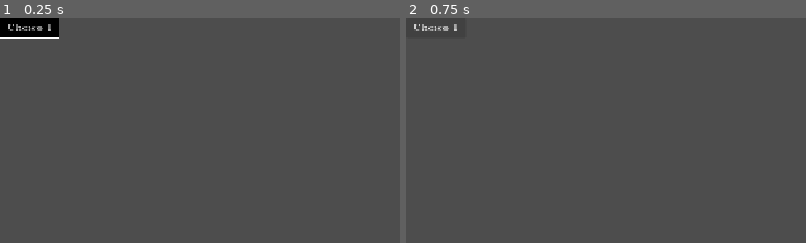
Above: before the commit, frames 1-2 (left to right).
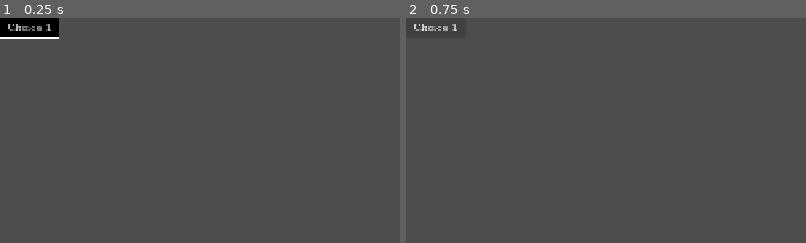
Above: after the commit, the same moments.

Repository: CAHSI-Game-Studios/CGS-project
Game: Godot game, scene res://core/dialogue_system/choiceButton.tscn
Same seed, same stepped clock (60 frames per second), same inputs: the game is played once before the commit and once after it. This scene is started directly instead of the project's main scene.
Inputs:
- Up to frame 1 (0.25 s): no input
- Up to frame 2 (0.75 s): click "Choice 1" at 0.5 s
The pictures show only the part of the screen within x 0-50%, y 0-50%; the shares and areas given below are measured in that part.

The runs differ from the first frame. In frame 1, 0.1% of the frame differs, in the area x 3-13%, y 2-6%; in frame 2, less than 0.1%.

Commit message:
Refactor dialogue flow into a unified resource, documentation
Replace separate linear, choice, and ending dialogue classes with one typed Dialogue resource.
Update the dialogue system and terminal to use the new flow, add timed text reveal and choice handling, and replace the example dialogue.
Documented the entire system and dialogue resource script.
Added linear and choice dialogue examples.
Increased terminal input max size to fit paths.
Changed code to snake case convention.

Diff:
--- a/src/core/dialogue_system/DialogueSystem.tscn
+++ b/src/core/dialogue_system/DialogueSystem.tscn
@@ -10,7 +10,7 @@
 border_width_bottom = 5
 border_color = Color(1, 1, 1, 1)
 
-[node name="DialogueSystem" type="Control" unique_id=1918673968]
+[node name="DialogueSystem" type="Control" unique_id=1918673968 node_paths=PackedStringArray("dialogue_text", "choice_button_container", "speaker")]
 layout_mode = 3
 anchors_preset = 15
 anchor_right = 1.0
@@ -19,6 +19,9 @@
 grow_vertical = 2
 mouse_filter = 2
 script = ExtResource("1_k2dv1")
+dialogue_text = NodePath("dialogueBox/dialogueText")
+choice_button_container = NodePath("dialogueBox/choiceButtonContainer")
+speaker = NodePath("dialogueBox/speaker")
 metadata/_custom_type_script = "uid://cyjg17ffshdae"
 
 [node name="dialogueBox" type="Panel" parent="." unique_id=792591457]
@@ -50,7 +53,7 @@
 text = "Dialogue text"
 metadata/_edit_use_anchors_ = true
 
-[node name="choiceButtons" type="VBoxContainer" parent="dialogueBox" unique_id=513449498]
+[node name="choiceButtonContainer" type="VBoxContainer" parent="dialogueBox" unique_id=513449498]
 layout_mode = 1
 anchors_preset = -1
 anchor_left = 0.8550347
--- a/src/core/dialogue_system/choiceButton.gd
+++ b/src/core/dialogue_system/choiceButton.gd
@@ -1,12 +1,12 @@
 extends Button
 class_name ChoiceButton
-signal selected(nextDialogue : Dialogue)
-var destinationDialogue : Dialogue
 
-func init(desDialogue : Dialogue, txt : String) -> void:
-	self.destinationDialogue = desDialogue
+signal selected(next_dialogue : Dialogue)
+var destination_dialogue : Dialogue
+
+func init(des_dialogue : Dialogue, txt : String) -> void:
+	self.destination_dialogue = des_dialogue
 	self.text = txt
 
-
 func _on_pressed() -> void:
-	selected.emit(destinationDialogue)
+	selected.emit(destination_dialogue)
--- a/src/core/dialogue_system/choiceButton.tscn
+++ b/src/core/dialogue_system/choiceButton.tscn
@@ -3,6 +3,9 @@
 [ext_resource type="Script" uid="uid://bm4py32clmgr5" path="res://core/dialogue_system/choiceButton.gd" id="1_e06om"]
 
 [sub_resource type="FontFile" id="FontFile_dldkg"]
+subpixel_positioning = 0
+msdf_pixel_range = 14
+msdf_size = 128
 cache/0/variation_coordinates = {}
 cache/0/face_index = 0
 cache/0/embolden = 0.0
--- a/src/core/dialogue_system/choiceDialogue.gd
+++ /dev/null
@@ -1,4 +0,0 @@
-extends Dialogue
-class_name ChoiceDialogue
-
-@export var responses : Dictionary[String, Dialogue]
--- a/src/core/dialogue_system/dialogue.gd
+++ b/src/core/dialogue_system/dialogue.gd
@@ -1,7 +1,56 @@
+@tool
 extends Resource
+## A data container utilized by [DialogueSystem].
 class_name Dialogue
 
+## Determines how the [DialogueSystem] will interact with this [Dialogue]
+enum TYPE {
+	LINEAR,
+	CHOICE,
+	ENDING
+}
+
+## The unique identifier of the dialogue
+@export var id : StringName
+## Determines how this dialogue advances.
+@export var dialogue_type : TYPE = TYPE.LINEAR:
+	set(value):
+		dialogue_type = value
+		notify_property_list_changed()
+
+@export_group("Content")
+
+## Name displayed as the dialogue speaker.
 @export var speaker : String
-@export_multiline("Supports BBCode.") var text : String
-@export_range(1, 5, 1) var textSpeed : float = 1.0
-@export var allowSkipAt : float = 1.0
+
+## Dialogue text. Supports BBCode.
+@export_multiline var text : String
+
+## Controls the time (in seconds) the entirety of the dialogue takes to display.
+@export_range(1.0, 10.0, 1.0) var text_duration : float = 1.0
+
+## Determines when the player is allowed to skip the dialogue. 0.0 means the player
+## may instantly skip the dialogue, 1.0 means the entire dialogue must play out before skipping.
+@export_range(0.0,1.0, 0.05) var allow_skip_at : float = 1.0
+
+
+@export_group("Flow")
+
+## Dialogue displayed after this dialogue.
+## Only used by LINEAR dialogues.
+@export var next_dialogue : Dialogue
+
+## Available responses and the dialogue each response leads to.
+## Only used by CHOICE dialogues.
+@export var responses : Dictionary[String, Dialogue] = {}
+
+
+## Remove inspector options based on DialogueType
+func _validate_property(property : Dictionary) -> void:
+	match property.name:
+		&"next_dialogue":
+			if dialogue_type != TYPE.LINEAR:
+				property.usage = PROPERTY_USAGE_NO_EDITOR
+		&"responses":
+			if dialogue_type != TYPE.CHOICE:
+				property.usage = PROPERTY_USAGE_NO_EDITOR
--- a/src/core/dialogue_system/dialogueSystem.gd
+++ b/src/core/dialogue_system/dialogueSystem.gd
@@ -1,59 +1,253 @@
+
+# Author: nu-hazd, rev: Oct 23, 2026
 extends Control
 class_name DialogueSystem
-
-
-var choiceButtonScene : PackedScene = preload("res://core/dialogue_system/choiceButton.tscn")
-@onready var dialogue_text: RichTextLabel = $dialogueBox/dialogueText
-
-var currentDialogue : Dialogue
-var canSkipCurrentDialogue : bool = false
-
-func closeSystem() -> void:
+## Controls the presentation and progression of dialogue.
+##
+## Expected scene structure:
+##
+## [codeblock]
+## DialogueSystem
+## └── dialogueBox
+##     ├── dialogueText
+##     ├── ChoiceButtonContainer
+##     └── speaker
+##     └── icon
+## [/codeblock]
+##
+## The system displays [Dialogue] resources, progressively reveals their text,
+## creates response buttons for choice dialogues, and determines how dialogue
+## progresses based on [member Dialogue.dialogue_type]. [br]
+## [br]
+## Supported dialogue types: [br]
+## - [constant Dialogue.TYPE.LINEAR]: progresses to [member Dialogue.nextDialogue]. [br]
+## - [constant Dialogue.TYPE.CHOICE]: displays buttons from [member Dialogue.responses]. [br]
+## - [constant Dialogue.TYPE.ENDING]: closes the dialogue system. [br]
+## [br]
+## The dialogue system does not create or modify dialogue data. It only
+## interprets [Dialogue] resources and presents them to the player.
+
+
+## Scene used to create selectable responses for choice dialogues.
+## [br]
+## Each instantiated scene is expected to use [ChoiceButton] as its root
+## script and provide:
+## - [method ChoiceButton.init]
+## - [signal ChoiceButton.selected]
+var choice_button_scene : PackedScene = preload( "res://core/dialogue_system/choiceButton.tscn")
+## Label responsible for displaying the current dialogue text.
+##
+## The label's [member RichTextLabel.visible_ratio] is modified every frame
+## to create the gradual text-reveal effect.
+@export var dialogue_text : RichTextLabel
+
+
+## Container responsible for holding dynamically created [ChoiceButton] nodes.
+##
+## Children are generated whenever the current dialogue is a choice dialogue
+## and removed whenever the dialogue changes or the system is cleared.
+@export var choice_button_container : VBoxContainer
+
+
+## Label responsible for displaying the name of the current speaker.
+@export var speaker : RichTextLabel
+
+
+## Dialogue resource currently being displayed.
+##
+## Contains [code]null[/code] when no dialogue is active.
+var current_dialogue : Dialogue
+
+
+## Determines whether the player may currently advance or interact with the
+## active dialogue.
+##
+## This becomes [code]true[/code] once the amount of revealed text reaches
+## [member Dialogue.allow_skip_at].
+var can_skip_current_dialogue : bool = false
+
+
+## Initializes the dialogue system.
+##
+## Processing begins disabled because no dialogue is assumed to be active when
+## the node enters the scene tree.
+##
+## [method open_system] enables processing when the dialogue interface is used.
+func _ready() -> void:
+	set_process(false)
+
+
+## Closes the dialogue interface and resets its current state. [br]
+##[br]
+## Calls [method clear_system], hides the [DialogueSystem], and disables
+## frame processing.[br]
+## [br]
+## After this method completes: [br]
+## - [member current_dialogue] is [code]null[/code].[br]
+## - Dialogue progression is disabled.[br]
+## - Existing choice buttons have been removed.[br]
+## - The dialogue interface is hidden.[br]
+func close_system() -> void:
+	clear_system()
 	self.visible = false
-	currentDialogue = null
 	set_process(false)
-func openSystem() -> void:
-	canSkipCurrentDialogue = false
+
+
+## Opens the dialogue interface.[br]
+##[br]
+## Resets dialogue skipping, enables frame processing, and makes the dialogue
+## interface visible.[br]
+##[br]
+## This method does not assign a dialogue. Use [method set_current_dialogue]
+## to select the dialogue that should be displayed.
+func open_system() -> void:
+	can_skip_current_dialogue = false
 	set_process(true)
 	self.visible = true
-func getCurrentDialogue() -> Dialogue:
-	return currentDialogue
-func setCurrentDialogue(newDialogue : Dialogue) -> void:
-	currentDialogue = null
-	canSkipCurrentDialogue = false
-	for child in $dialogueBox/choiceButtons.get_children():
-		$dialogueBox/choiceButtons.remove_child(child)
+
+
+## Returns the dialogue currently displayed by the system.
+##
+## Returns the active [Dialogue], or [code]null[/code] if no dialogue is
+## currently assigned.
+func get_current_dialogue() -> Dialogue:
+	return current_dialogue
+
+
+## Clears all temporary state associated with the current dialogue.
+##
+## The current dialogue reference and skip state are reset.
+##
+## All children currently stored inside
+## [member choice_button_container] are removed from the container.
+##
+## This method does not hide the dialogue system or disable processing.
+func clear_system() -> void:
+	current_dialogue = null
+	can_skip_current_dialogue = false
+
+	for child in choice_button_container.get_children():
+		choice_button_container.remove_child(child)
+
+
+## Replaces the currently displayed dialogue.[br]
+##[br]
+## [param newDialogue] is the [Dialogue] resource that should become active.[br]
+##[br]
+## The previous dialogue state is cleared before the new dialogue is assigned.
+## The speaker and dialogue labels are then populated from the new resource.
+##[br]
+## Dialogue text begins with a [member RichTextLabel.visible_ratio] of
+## [code]0[/code] so that [method _process] may progressively reveal it.
+##[br]
+## If [param newDialogue] is a choice dialogue, one [ChoiceButton] is created
+## for every entry in [member Dialogue.responses].
+##[br]
+## Each response dictionary entry is interpreted as:
+##[br]
+## [codeblock]
+## response text -> next Dialogue
+## [/codeblock]
+##[br]
+## Each generated button emits its selected dialogue back into this method,
+## allowing dialogue branches to reuse the same display logic.
+## [br]
+## Passing [code]null[/code] reports an error and leaves the system without
+## an active dialogue. Returning [code]false[/code] if the newDialogue is [code]null[/code], returns [code]true[/code] otherwise.
+func set_current_dialogue(newDialogue : Dialogue) -> bool:
+	clear_system()
 	if newDialogue:
-		canSkipCurrentDialogue = false
-		currentDialogue = newDialogue
-		$dialogueBox/speaker.text = currentDialogue.speaker
-		dialogue_text.visible_characters = 0
+		can_skip_current_dialogue = false
+		current_dialogue = newDialogue
+
+		# Display the current speaker.
+		speaker.text = current_dialogue.speaker
+
+		# Reset the typewriter effect before assigning the new text.
 		dialogue_text.visible_ratio = 0
 		dialogue_text.text = newDialogue.text
-		if currentDialogue is ChoiceDialogue:
-			for key in currentDialogue.responses.keys():
-				var newButton : ChoiceButton = choiceButtonScene.instantiate()
-				newButton.init(currentDialogue.responses[key],key)
-				newButton.selected.connect(setCurrentDialogue)
-				$dialogueBox/choiceButtons.add_child(newButton)
+
+		# Choice dialogues dynamically generate one button for each response.
+		if current_dialogue.dialogue_type == Dialogue.TYPE.CHOICE:
+			for key in current_dialogue.responses.keys():
+				var newButton : ChoiceButton = choice_button_scene.instantiate()
+
+				# The response's target dialogue and displayed text are passed
+				# into the newly created ChoiceButton.
+				newButton.init(current_dialogue.responses[key], key)
+
+				# Selecting a response immediately makes its associated
+				# Dialogue the current dialogue.
+				newButton.selected.connect(set_current_dialogue)
+
+				choice_button_container.add_child(newButton)
+			return true
 	else:
 		push_error("Invalid (null) new dialogue being set.")
-func _process(_delta: float) -> void:
-	if currentDialogue:
-		dialogue_text.visible_characters = min(currentDialogue.text.length(), dialogue_text.visible_characters + 1*currentDialogue.textSpeed)
-		if dialogue_text.visible_ratio >= currentDialogue.allowSkipAt:
-			canSkipCurrentDialogue = true
-			if currentDialogue is ChoiceDialogue:
-				$dialogueBox/choiceButtons.visible = true
-
-func _on_dialogue_box_gui_input(event: InputEvent) -> void:
+	return false
+
+
+## Updates the text-reveal effect for the active dialogue. [br]
+##
+## [param delta] is the elapsed time in seconds since the previous frame.
+##
+## Text is revealed by increasing [member RichTextLabel.visible_ratio]
+## according to [member Dialogue.text_duration].
+##
+## Once the visible ratio reaches [member Dialogue.allow_skip_at],
+## [member can_skip_current_dialogue] becomes [code]true[/code].
+##
+## For choice dialogues, the choice container becomes visible at the same
+## point, allowing the player to select a response.
+func _process(delta : float) -> void:
+	if current_dialogue:
+		dialogue_text.visible_ratio = max(
+			0,
+			dialogue_text.visible_ratio
+			+ delta / current_dialogue.text_duration
+		)
+
+		if dialogue_text.visible_ratio >= current_dialogue.allow_skip_at:
+			can_skip_current_dialogue = true
+
+			if current_dialogue.dialogue_type == Dialogue.TYPE.CHOICE:
+				choice_button_container.visible = true
+
+
+## Handles mouse input received by the dialogue box.
+## [br]
+## Input is ignored while the dialogue system is hidden. [br]
+## [br]
+## Once [member can_skip_current_dialogue] is [code]true[/code], a left mouse
+## click performs an action based on the current dialogue type: [br]
+## [br]
+## [b]Linear[/b] [br]
+## Advances to [member Dialogue.nextDialogue]. [br]
+##[br]
+## [b]Ending[/b] [br]
+## Closes the dialogue system. [br]
+##[br]
+## [b]Choice[/b][br]
+## Immediately reveals all remaining dialogue text. Progression then occurs
+## through the dynamically generated [ChoiceButton] nodes rather than through
+## clicking the dialogue box itself.
+func _on_dialogue_box_gui_input(event : InputEvent) -> void:
+	# Ignore dialogue input while the interface is closed.
 	if !visible:
 		return
 	if event is InputEventMouseButton:
-		if event.button_index == MOUSE_BUTTON_LEFT && canSkipCurrentDialogue:
-			if currentDialogue is LinearDialogue:
-				setCurrentDialogue(currentDialogue.nextDialogue)
-			elif currentDialogue is EndingDialogue:
-				closeSystem()
-			elif currentDialogue is ChoiceDialogue:
-				return
+		if (
+			event.button_index == MOUSE_BUTTON_LEFT
+			&& can_skip_current_dialogue
+		):
+			match current_dialogue.dialogue_type:
+				Dialogue.TYPE.LINEAR:
+					set_current_dialogue(
+						current_dialogue.next_dialogue
+					)
+
+				Dialogue.TYPE.ENDING:
+					close_system()
+
+				Dialogue.TYPE.CHOICE:
+					dialogue_text.visible_ratio = 1.0
--- a/src/core/dialogue_system/endingDialogue.gd
+++ /dev/null
@@ -1,2 +0,0 @@
-extends Dialogue
-class_name EndingDialogue
--- a/src/core/dialogue_system/example_dialogues/0.tres
+++ /dev/null
@@ -1,13 +0,0 @@
-[gd_resource type="Resource" script_class="LinearDialogue" format=3 uid="uid://dgcryps0x2tcp"]
-
-[ext_resource type="Script" uid="uid://dj16gw3p22q7l" path="res://core/dialogue_system/linearDialogue.gd" id="1_l5aqh"]
-[ext_resource type="Resource" uid="uid://dk5viwli0vvb7" path="res://core/dialogue_system/example_dialogues/1.tres" id="1_t2cf3"]
-
-[resource]
-script = ExtResource("1_l5aqh")
-nextDialogue = ExtResource("1_t2cf3")
-speaker = "Some OC"
-text = "This is an example text.
-It supports [b] bold [/b] and [i] italic [/i] formats.
-There are many more special effects."
-metadata/_custom_type_script = "uid://dj16gw3p22q7l"
--- a/src/core/dialogue_system/example_dialogues/1.tres
+++ /dev/null
@@ -1,10 +0,0 @@
-[gd_resource type="Resource" script_class="EndingDialogue" format=3 uid="uid://dk5viwli0vvb7"]
-
-[ext_resource type="Script" uid="uid://m3h8f1n660rg" path="res://core/dialogue_system/endingDialogue.gd" id="1_ogux0"]
-
-[resource]
-script = ExtResource("1_ogux0")
-speaker = "Other OC"
-text = "They can also chain between other OCs!
-"
-metadata/_custom_type_script = "uid://m3h8f1n660rg"
--- /dev/null
+++ b/src/core/dialogue_system/example_dialogues/branchingExample/choiceExample0.tres
@@ -0,0 +1,17 @@
+[gd_resource type="Resource" script_class="Dialogue" format=3 uid="uid://cxdhefigyp2sh"]
+
+[ext_resource type="Script" uid="uid://pxo52x3jat8o" path="res://core/dialogue_system/dialogue.gd" id="1_ogit6"]
+[ext_resource type="Resource" uid="uid://crij7enm4wm08" path="res://core/dialogue_system/example_dialogues/branchingExample/choiceExample1a.tres" id="2_8lhfi"]
+[ext_resource type="Resource" uid="uid://dervv2jiw2vvu" path="res://core/dialogue_system/example_dialogues/branchingExample/choiceExample1b.tres" id="3_fw4jw"]
+
+[resource]
+script = ExtResource("1_ogit6")
+id = &"choiceExample0"
+dialogue_type = 1
+speaker = "NuHazd"
+text = "A dialogue can also be a [b]choice[/b]. These types of dialogues contain a dictionary of [String, Dialogue]. The string key is used as the text for the ChoiceButton; the clicking of said button tells the DialogueSystem to set the current dialogue to dict[response_str]. "
+responses = Dictionary[String, ExtResource("1_ogit6")]({
+"\"Huh?\"": ExtResource("2_8lhfi"),
+"\"Neat!\"": ExtResource("3_fw4jw")
+})
+metadata/_custom_type_script = "uid://pxo52x3jat8o"
--- /dev/null
+++ b/src/core/dialogue_system/example_dialogues/branchingExample/choiceExample1a.tres
@@ -0,0 +1,11 @@
+[gd_resource type="Resource" script_class="Dialogue" format=3 uid="uid://crij7enm4wm08"]
+
+[ext_resource type="Script" uid="uid://pxo52x3jat8o" path="res://core/dialogue_system/dialogue.gd" id="1_7tlng"]
+
+[resource]
+script = ExtResource("1_7tlng")
+id = &"choiceExample0"
+dialogue_type = 2
+speaker = "NuHazd"
+text = "It sounds complicated, but the entire thing is documented inside [b]DialogueSystem.gd[/b]! I invite you to take a look at the implementation, and perhaps even find a better approach."
+metadata/_custom_type_script = "uid://pxo52x3jat8o"
--- /dev/null
+++ b/src/core/dialogue_system/example_dialogues/branchingExample/choiceExample1b.tres
@@ -0,0 +1,11 @@
+[gd_resource type="Resource" script_class="Dialogue" format=3 uid="uid://dervv2jiw2vvu"]
+
+[ext_resource type="Script" uid="uid://pxo52x3jat8o" path="res://core/dialogue_system/dialogue.gd" id="1_xuryb"]
+
+[resource]
+script = ExtResource("1_xuryb")
+id = &"choiceExample0"
+dialogue_type = 2
+speaker = "NuHazd"
+text = "ikr"
+metadata/_custom_type_script = "uid://pxo52x3jat8o"
--- /dev/null
+++ b/src/core/dialogue_system/example_dialogues/linearExample/linearExample0.tres
@@ -0,0 +1,14 @@
+[gd_resource type="Resource" script_class="Dialogue" format=3 uid="uid://d02fj3y1ocjyn"]
+
+[ext_resource type="Resource" uid="uid://mm7ubic4lpic" path="res://core/dialogue_system/example_dialogues/linearExample/linearExample1.tres" id="1_efyto"]
+[ext_resource type="Script" uid="uid://pxo52x3jat8o" path="res://core/dialogue_system/dialogue.gd" id="2_mhvtb"]
+
+[resource]
+script = ExtResource("2_mhvtb")
+id = &"linearExample0"
+speaker = "NuHazd"
+text = "Hello! This is an example linear dialogue. A dialogue is a Resource that contains various values that tell the DialogueSystem what to do with it.
+Try clicking anywhere in the text box!"
+text_duration = 6.0
+next_dialogue = ExtResource("1_efyto")
+metadata/_custom_type_script = "uid://pxo52x3jat8o"
--- /dev/null
+++ b/src/core/dialogue_system/example_dialogues/linearExample/linearExample1.tres
@@ -0,0 +1,14 @@
+[gd_resource type="Resource" script_class="Dialogue" format=3 uid="uid://mm7ubic4lpic"]
+
+[ext_resource type="Script" uid="uid://pxo52x3jat8o" path="res://core/dialogue_system/dialogue.gd" id="1_u87uh"]
+[ext_resource type="Resource" uid="uid://c5l5hfaidwo2y" path="res://core/dialogue_system/example_dialogues/linearExample/linearExample2.tres" id="1_yerjx"]
+
+[resource]
+script = ExtResource("1_u87uh")
+id = &"linearExample1"
+speaker = "NuHazd"
+text = "A linear dialogue instructs the DialogueSystem to set the current dialogue to the previous' [b]\"nextDialogue\"[/b] attribute after the user has clicked the dialogue box.
+"
+text_duration = 6.0
+next_dialogue = ExtResource("1_yerjx")
+metadata/_custom_type_script = "uid://pxo52x3jat8o"
--- /dev/null
+++ b/src/core/dialogue_system/example_dialogues/linearExample/linearExample2.tres
@@ -0,0 +1,12 @@
+[gd_resource type="Resource" script_class="Dialogue" format=3 uid="uid://c5l5hfaidwo2y"]
+
+[ext_resource type="Script" uid="uid://pxo52x3jat8o" path="res://core/dialogue_system/dialogue.gd" id="1_esy7k"]
+
+[resource]
+script = ExtResource("1_esy7k")
+id = &"linearExample2"
+dialogue_type = 2
+speaker = "NuHazd"
+text = "All linear dialogues must culminate in an [b]ending dialogue[/b], such as this one. Now, when you click the box, the system will automatically close!"
+text_duration = 6.0
+metadata/_custom_type_script = "uid://pxo52x3jat8o"
--- a/src/core/dialogue_system/linearDialogue.gd
+++ /dev/null
@@ -1,4 +0,0 @@
-extends Dialogue
-class_name LinearDialogue
-
-@export var nextDialogue : Dialogue
--- a/src/core/scripts/terminal.gd
+++ b/src/core/scripts/terminal.gd
@@ -17,7 +17,7 @@
 func _on_input_text_submitted(inputText: String) -> void:
 	if inputText.length() == 0:
 		return
-	if inputText.length() > 64:
+	if inputText.length() > 128:
 		logLine("Invalid input size.")
 		return
 	input.clear()
@@ -77,9 +77,9 @@
 			if currentWord <= inputSize:
 				match inputs[1]:
 					"close", "c":
-						dialogue_system.closeSystem()
+						dialogue_system.close_system()
 					"open", "o":
-						dialogue_system.openSystem()
+						dialogue_system.open_system()
 					"set", "s":
 						currentWord += 1
 						if currentWord <= inputSize:
@@ -88,13 +88,13 @@
 								if ResourceLoader.exists(pth):
 									var dlg :=  ResourceLoader.load(pth)
 									if dlg is Dialogue:
-										dialogue_system.setCurrentDialogue(dlg)
+										dialogue_system.set_current_dialogue(dlg)
 									else:
 										logLine("Path: %s does not return a valid Dialogue resoure." % pth)
 								else:
 										logLine("Path: %s does not exists." % pth)
 							elif test_dialogues.has(inputs[currentWord]):
-								dialogue_system.setCurrentDialogue(test_dialogues[inputs[currentWord]])
+								dialogue_system.set_current_dialogue(test_dialogues[inputs[currentWord]])
 							else:
 								logLine("Unrecognized command. Enter help or ? for command list.")
 
--- a/src/main.tscn
+++ b/src/main.tscn
@@ -7,7 +7,8 @@
 [ext_resource type="PackedScene" uid="uid://cn0htfv4oqs2e" path="res://games/example0/example1.tscn" id="5_lquwl"]
 [ext_resource type="PackedScene" uid="uid://8u7o87nryac0" path="res://core/dialogue_system/DialogueSystem.tscn" id="6_7mycd"]
 [ext_resource type="Script" uid="uid://pxo52x3jat8o" path="res://core/dialogue_system/dialogue.gd" id="7_5vw27"]
-[ext_resource type="Resource" uid="uid://dgcryps0x2tcp" path="res://core/dialogue_system/example_dialogues/0.tres" id="8_kek77"]
+[ext_resource type="Resource" uid="uid://d02fj3y1ocjyn" path="res://core/dialogue_system/example_dialogues/linearExample/linearExample0.tres" id="8_5vw27"]
+[ext_resource type="Resource" uid="uid://cxdhefigyp2sh" path="res://core/dialogue_system/example_dialogues/branchingExample/choiceExample0.tres" id="9_kek77"]
 
 [node name="Main" type="Node" unique_id=1309261153 node_paths=PackedStringArray("terminal")]
 script = ExtResource("1_ig7tw")
@@ -29,5 +30,6 @@
 })
 dialogue_system = NodePath("../DialogueSystem")
 test_dialogues = Dictionary[String, ExtResource("7_5vw27")]({
-"testBegin0": ExtResource("8_kek77")
+"choiceExample0": ExtResource("9_kek77"),
+"linearExample0": ExtResource("8_5vw27")
 })
Not shown, removed: src/core/dialogue_system/choiceDialogue.gd.uid
Not shown, removed: src/core/dialogue_system/endingDialogue.gd.uid
Not shown, removed: src/core/dialogue_system/linearDialogue.gd.uid
